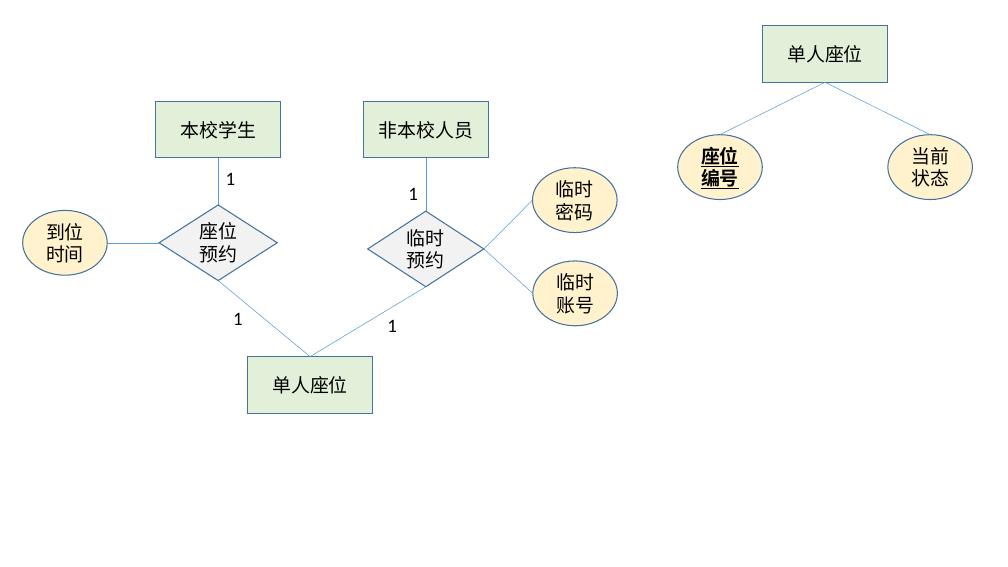
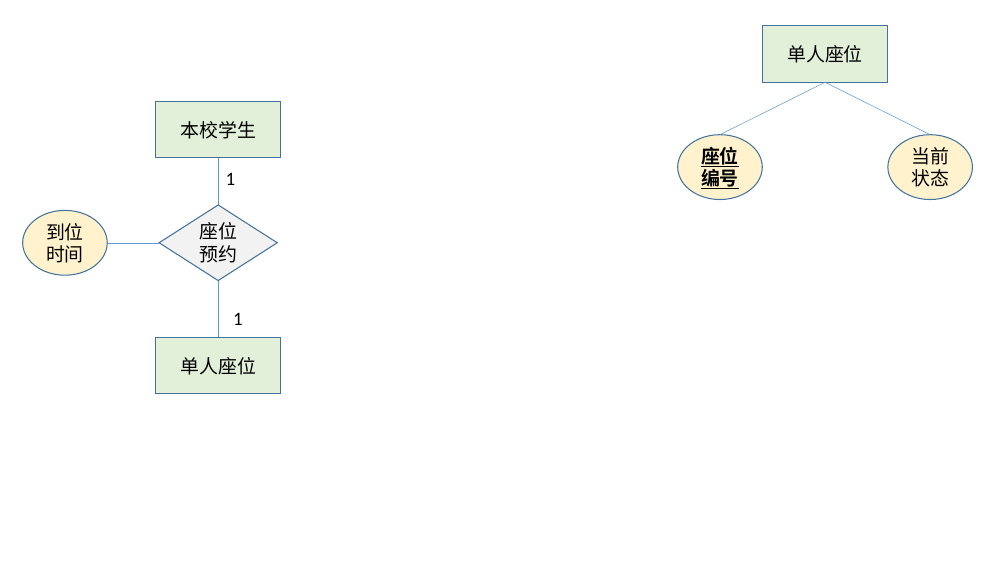
Before and after one commit to huangqiuyu/Database_BUAA, a slide deck: slide 9 of ours/E-R图初稿.pptx. Drawn at 1008x567 pixels with LibreOffice and Linux fonts; fonts in the diff are those of the drawing. Boxes give left, top, right and bottom in pixels: in the first picture for what was removed or moved away, otherwise in the second. Text is boxed around its words. In the diff, an @@ line names an element or a change of style, - is before the commit and + after.

```diff
--- a/ours/E-R图初稿.pptx
+++ b/ours/E-R图初稿.pptx
@@ rectangle removed at bbox=[363, 101, 488, 158] @@
-非本校人员
@@ line removed from (426, 158) to (426, 211) @@
@@ ellipse removed at bbox=[532, 168, 617, 233] @@
-临时密码
@@ text removed at bbox=[408, 188, 418, 200] @@
-1
@@ line removed from (484, 249) to (532, 200) @@
@@ diamond removed at bbox=[368, 211, 484, 287] @@
-临时预约
@@ line removed from (484, 249) to (533, 293) @@
@@ ellipse removed at bbox=[533, 261, 618, 326] @@
-临时账号
@@ line moved from (219, 281) - (310, 357) to (219, 281) - (219, 337) @@
@@ line removed from (426, 287) to (310, 357) @@
@@ text removed at bbox=[387, 320, 397, 332] @@
-1
@@ rectangle "单人座位": place and size @@
-rectangle "单人座位" at bbox=[247, 357, 373, 414]
+rectangle "单人座位" at bbox=[156, 337, 281, 394]
```
Also in this commit, not shown: 2 other slides changed, 7 slides added, 1 other file.
